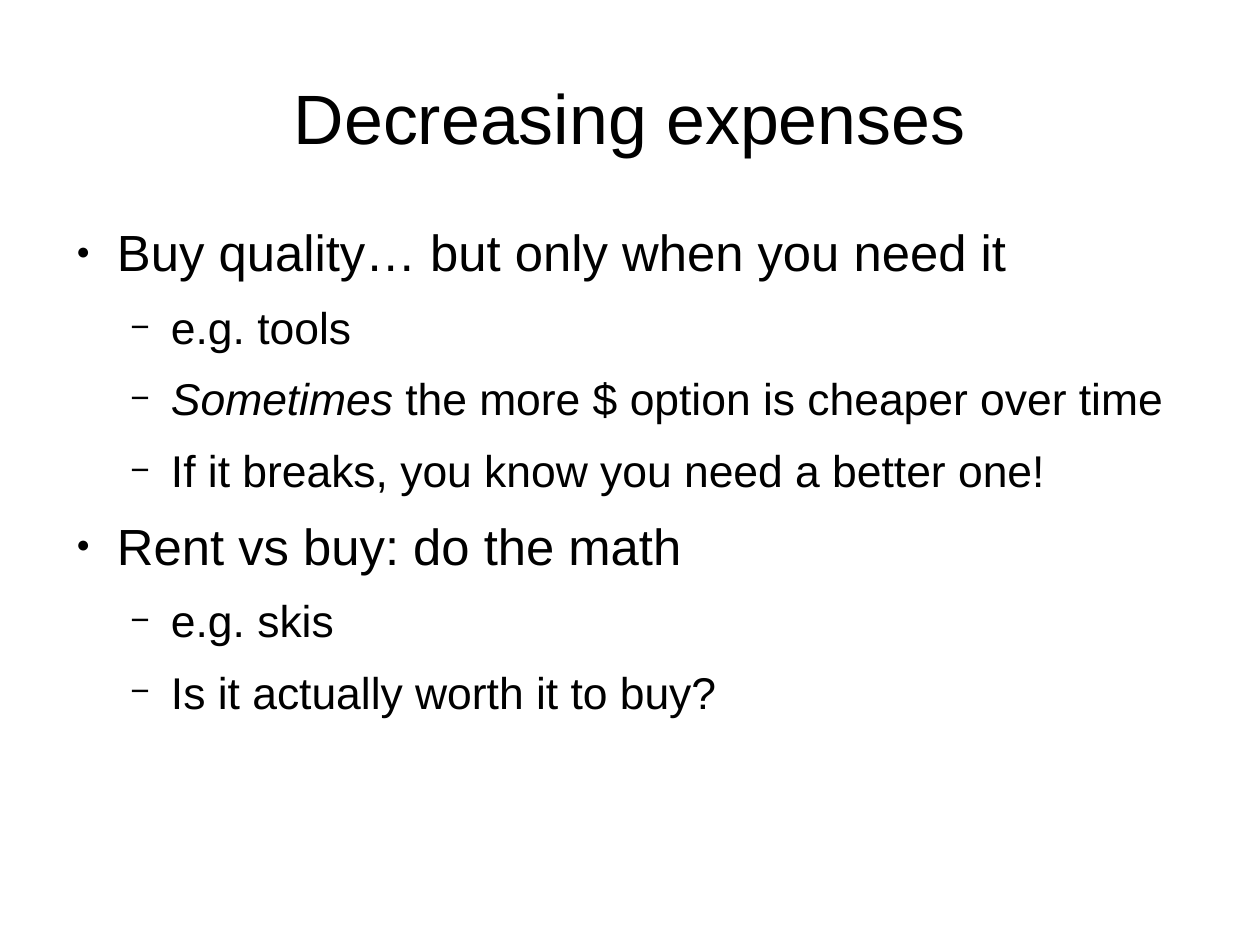
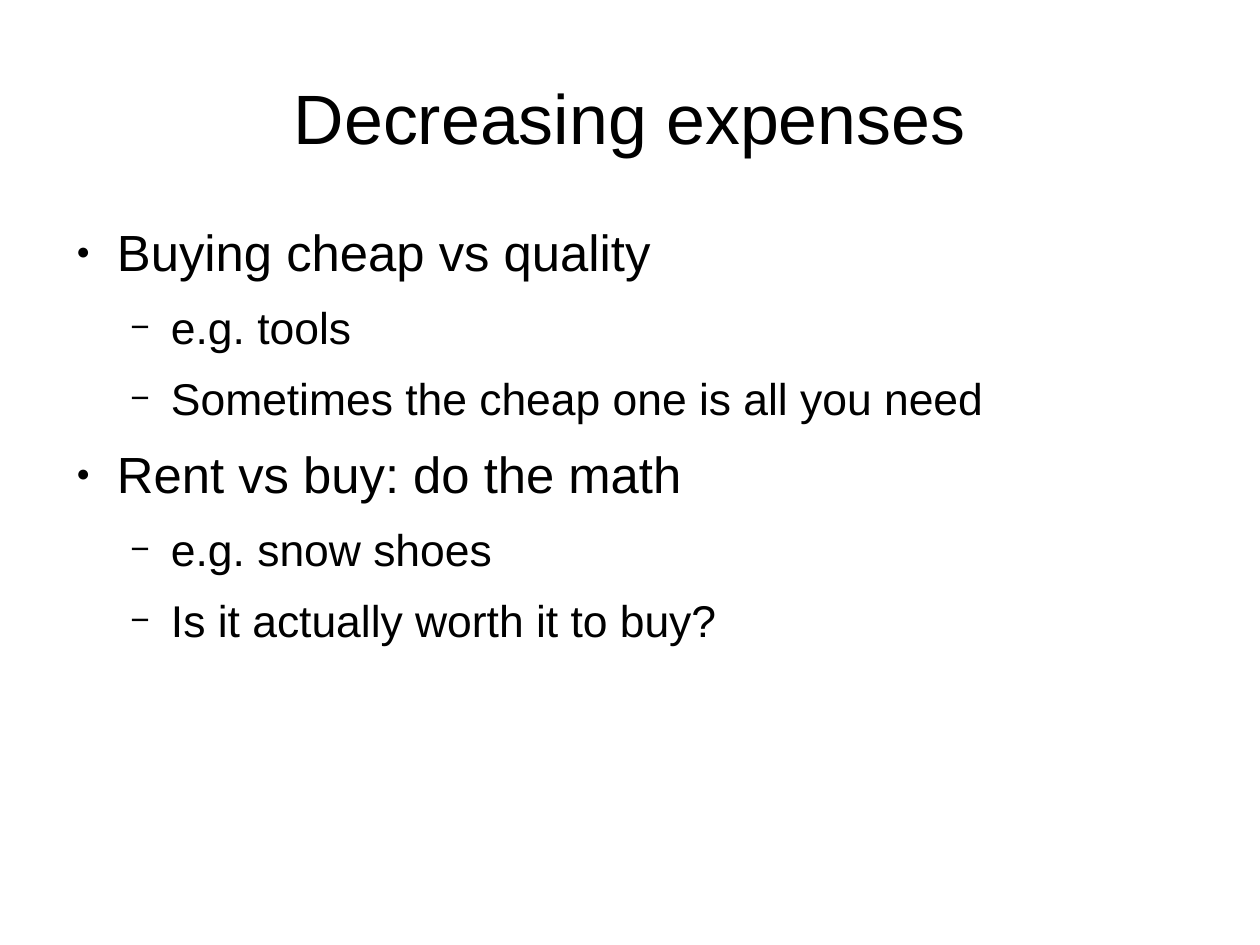
Before and after one commit to rettigs/presentations, a slide deck: slide 49 of finance_talk.odp (slide 50 before the commit). Drawn at 1260x945 pixels with LibreOffice and Linux fonts; fonts in the diff are those of the drawing. Boxes give left, top, right and bottom in pixels: in the first picture for what was removed or moved away, otherwise in the second. Text is boxed around its words. In the diff, an @@ line names an element or a change of style, - is before the commit and + after.

```diff
--- a/finance_talk.odp
+++ b/finance_talk.odp
@@ text at (x1=117, y1=234, x2=651, y2=282): text changed @@
-● Buy quality… but only when you need it
+● Buying cheap vs quality
@@ text at (x1=171, y1=382, x2=983, y2=425): text changed @@
-  − Sometimes the more $ option is cheaper over time
-  − If it breaks, you know you need a better one!
+  − Sometimes the cheap one is all you need
@@ text at (x1=171, y1=533, x2=492, y2=575): text changed @@
-  − e.g. skis
+  − e.g. snow shoes
```
Also in this commit, not shown: 50 other slides changed, 8 slides added, 9 slides removed.
